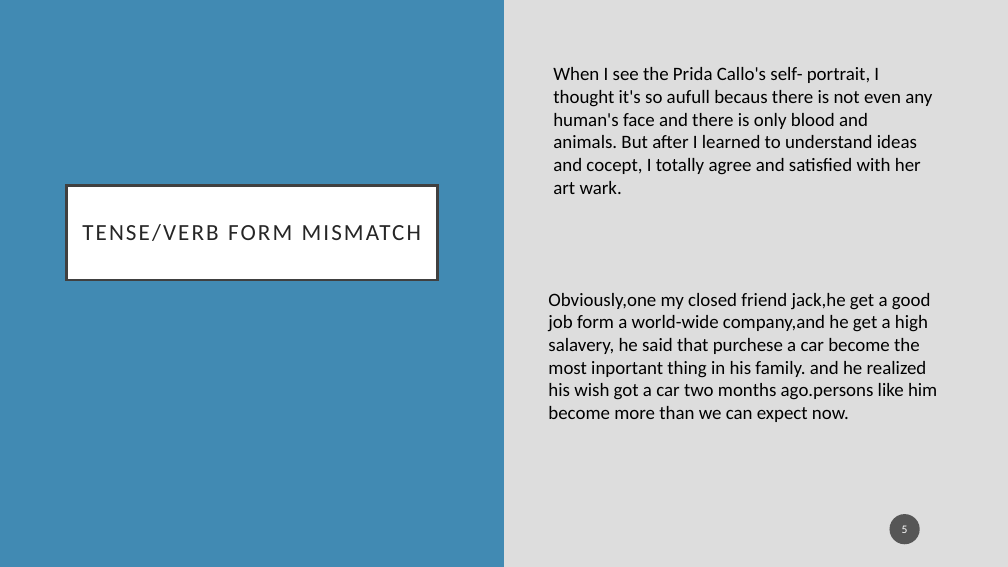
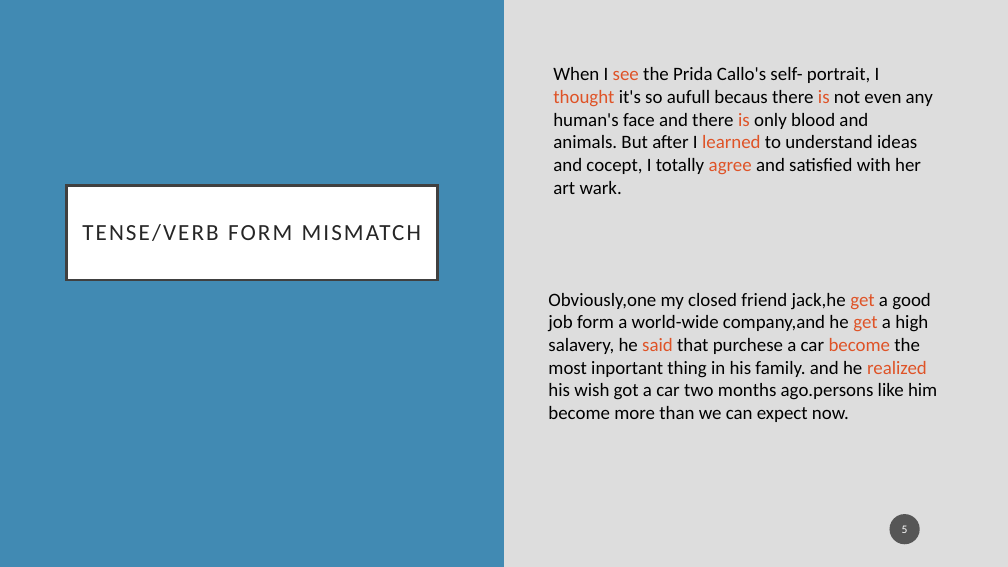
Before and after one commit to brandeis-cosi140b-s16/JRY, a slide deck: slide 5 of presentations/DraftAnnotationSchema.pptx. Drawn at 1008x567 pixels with LibreOffice and Linux fonts; fonts in the diff are those of the drawing. Boxes give left, top, right and bottom in pixels: in the first picture for what was removed or moved away, otherwise in the second. Text is boxed around its words. In the diff, an @@ line names an element or a change of style, - is before the commit and + after.

```diff
--- a/presentations/DraftAnnotationSchema.pptx
+++ b/presentations/DraftAnnotationSchema.pptx
@@ text "When I see the Prida ..." at [553, 67, 933, 194]: text colour #000000 to #DF5327 in "see thought is is learned agree" @@
@@ text "Obviously,one my closed friend jack,he ..." at [548, 293, 937, 422]: text colour #000000 to #DF5327 in "get get said become realized" @@
```
Also in this commit, not shown: 4 other slides changed, 1 other file.
